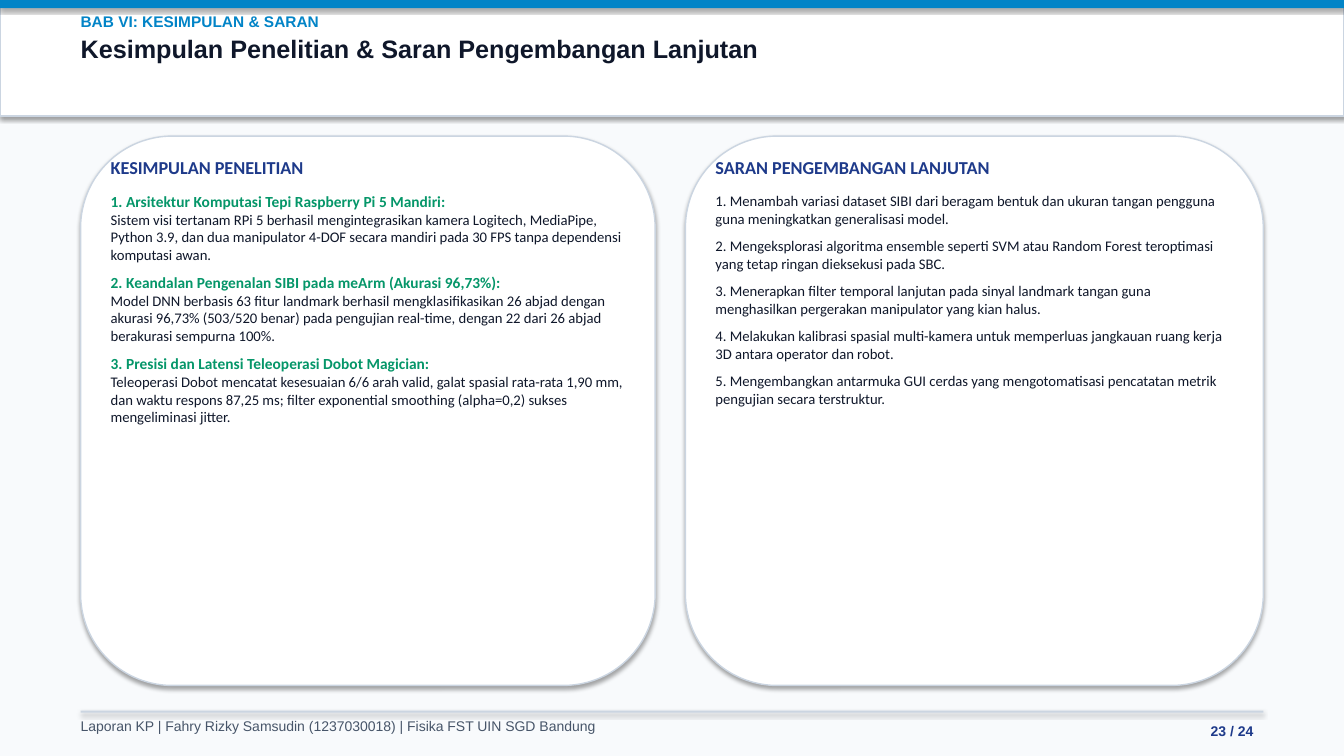
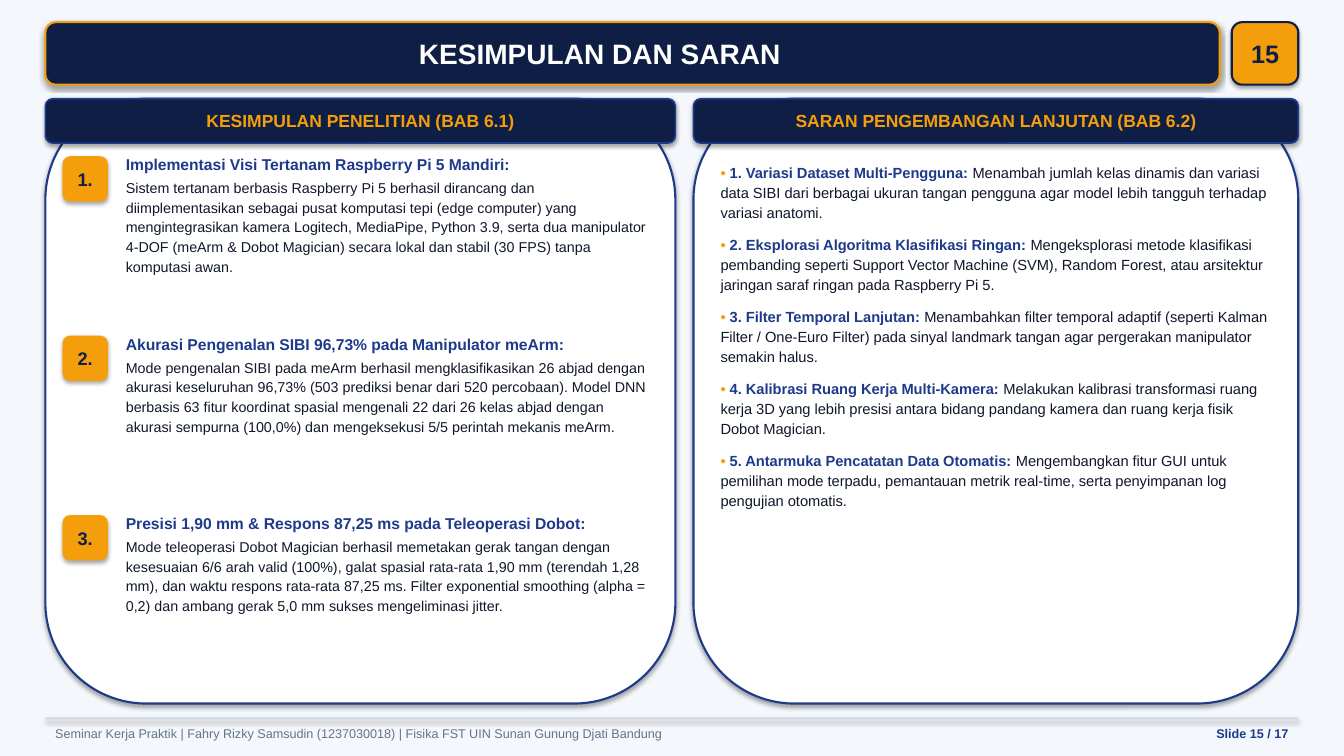
Before and after one commit to fahryrzky/LAPORAN-KP-Fahry-Rizky-Samsudin-Termux-Android, a slide deck: slide 15 of Laporan_KP_Fahry_Rizky_Samsudin.pptx (slide 23 before the commit). Drawn at 1344x756 pixels with LibreOffice and Linux fonts; fonts in the diff are those of the drawing. Boxes give left, top, right and bottom in pixels: in the first picture for what was removed or moved away, otherwise in the second. Text is boxed around its words. In the diff, an @@ line names an element or a change of style, - is before the commit and + after.

```diff
--- a/Laporan_KP_Fahry_Rizky_Samsudin.pptx
+++ b/Laporan_KP_Fahry_Rizky_Samsudin.pptx
@@ rectangle at [0, 0, 1344, 756]: fill #F8FAFC to #F4F7FB @@
@@ rectangle removed at [0, 0, 1344, 116] @@
@@ rectangle removed at [0, 0, 1344, 8] @@
@@ rounded rectangle added at [45, 22, 1220, 85], fill #0F1E44, outline #F59E0B 1.5 pt, 20 pt, text #FFFFFF, bold @@
+KESIMPULAN DAN SARAN
@@ text removed at [81, 16, 758, 64] @@
-BAB VI: KESIMPULAN & SARAN
-Kesimpulan Penelitian & Saran Pengembangan Lanjutan
@@ rounded rectangle added at [1232, 22, 1299, 85], fill #F59E0B, outline #0F1E44 1.5 pt, 18 pt, text #0F1E44, bold @@
+15
@@ rounded rectangle: place and size @@
-rounded rectangle at [81, 136, 655, 686]
+rounded rectangle at [45, 99, 676, 704]
@@ rounded rectangle at [45, 99, 676, 704]: outline #CBD5E1 1 pt to #1E3A8A 1.5 pt @@
@@ rounded rectangle added at [45, 99, 676, 143], fill #0F1E44, outline #1E3A8A 1.2 pt, 12.5 pt, text #F59E0B, bold @@
+KESIMPULAN PENELITIAN (BAB 6.1)
@@ rounded rectangle at [694, 99, 1299, 704]: outline #CBD5E1 1 pt to #1E3A8A 1.5 pt @@
@@ rounded rectangle: place and size @@
-rounded rectangle at [686, 136, 1263, 686]
+rounded rectangle at [694, 99, 1299, 704]
@@ rounded rectangle added at [694, 99, 1299, 143], fill #0F1E44, outline #1E3A8A 1.2 pt, 12.5 pt, text #F59E0B, bold @@
+SARAN PENGEMBANGAN LANJUTAN (BAB 6.2)
@@ rounded rectangle added at [63, 156, 108, 202], fill #F59E0B, 13 pt, text #0F1E44, bold @@
+1.
@@ text removed at [111, 159, 623, 425] @@
-KESIMPULAN PENELITIAN
-1. Arsitektur Komputasi Tepi Raspberry Pi 5 Mandiri:
-Sistem visi tertanam RPi 5 berhasil mengintegrasikan kamera Logitech, MediaPipe, Python 3.9, dan dua manipulator 4-DOF secara mandiri pada 30 FPS tanpa dependensi komputasi awan.
-2. Keandalan Pengenalan SIBI pada meArm (Akurasi 96,73%):
-Model DNN berbasis 63 fitur landmark berhasil mengklasifikasikan 26 abjad dengan akurasi 96,73% (503/520 benar) pada pengujian real-time, dengan 22 dari 26 abjad berakurasi sempurna 100%.
-3. Presisi dan Latensi Teleoperasi Dobot Magician:
-Teleoperasi Dobot mencatat kesesuaian 6/6 arah valid, galat spasial rata-rata 1,90 mm, dan waktu respons 87,25 ms; filter exponential smoothing (alpha=0,2) sukses mengeliminasi jitter.
@@ text added at [126, 158, 646, 275], 10.2 pt, text #0F172A @@
+Implementasi Visi Tertanam Raspberry Pi 5 Mandiri:
+Sistem tertanam berbasis Raspberry Pi 5 berhasil dirancang dan diimplementasikan sebagai pusat komputasi tepi (edge computer) yang mengintegrasikan kamera Logitech, MediaPipe, Python 3.9, serta dua manipulator 4-DOF (meArm & Dobot Magician) secara lokal dan stabil (30 FPS) tanpa komputasi awan.
@@ text at [721, 167, 1268, 509]: text changed; font Calibri to Arial @@
-SARAN PENGEMBANGAN LANJUTAN
-1. Menambah variasi dataset SIBI dari beragam bentuk dan ukuran tangan pengguna guna meningkatkan generalisasi model.
-2. Mengeksplorasi algoritma ensemble seperti SVM atau Random Forest teroptimasi yang tetap ringan dieksekusi pada SBC.
-3. Menerapkan filter temporal lanjutan pada sinyal landmark tangan guna menghasilkan pergerakan manipulator yang kian halus.
-4. Melakukan kalibrasi spasial multi-kamera untuk memperluas jangkauan ruang kerja 3D antara operator dan robot.
-5. Mengembangkan antarmuka GUI cerdas yang mengotomatisasi pencatatan metrik pengujian secara terstruktur.
+• 1. Variasi Dataset Multi-Pengguna: Menambah jumlah kelas dinamis dan variasi data SIBI dari berbagai ukuran tangan pengguna agar model lebih tangguh terhadap variasi anatomi.
+• 2. Eksplorasi Algoritma Klasifikasi Ringan: Mengeksplorasi metode klasifikasi pembanding seperti Support Vector Machine (SVM), Random Forest, atau arsitektur jaringan saraf ringan pada Raspberry Pi 5.
+• 3. Filter Temporal Lanjutan: Menambahkan filter temporal adaptif (seperti Kalman Filter / One-Euro Filter) pada sinyal landmark tangan agar pergerakan manipulator semakin halus.
+• 4. Kalibrasi Ruang Kerja Multi-Kamera: Melakukan kalibrasi transformasi ruang kerja 3D yang lebih presisi antara bidang pandang kamera dan ruang kerja fisik Dobot Magician.
+• 5. Antarmuka Pencatatan Data Otomatis: Mengembangkan fitur GUI untuk pemilihan mode terpadu, pemantauan metrik real-time, serta penyimpanan log pengujian otomatis.
@@ rounded rectangle added at [63, 336, 108, 381], fill #F59E0B, 13 pt, text #0F1E44, bold @@
+2.
@@ text added at [126, 338, 646, 435], 10.2 pt, text #0F172A @@
+Akurasi Pengenalan SIBI 96,73% pada Manipulator meArm:
+Mode pengenalan SIBI pada meArm berhasil mengklasifikasikan 26 abjad dengan akurasi keseluruhan 96,73% (503 prediksi benar dari 520 percobaan). Model DNN berbasis 63 fitur koordinat spasial mengenali 22 dari 26 kelas abjad dengan akurasi sempurna (100,0%) dan mengeksekusi 5/5 perintah mekanis meArm.
@@ rounded rectangle added at [63, 515, 108, 561], fill #F59E0B, 13 pt, text #0F1E44, bold @@
+3.
@@ text added at [126, 517, 640, 614], 10.2 pt, text #0F172A @@
+Presisi 1,90 mm & Respons 87,25 ms pada Teleoperasi Dobot:
+Mode teleoperasi Dobot Magician berhasil memetakan gerak tangan dengan kesesuaian 6/6 arah valid (100%), galat spasial rata-rata 1,90 mm (terendah 1,28 mm), dan waktu respons rata-rata 87,25 ms. Filter exponential smoothing (alpha = 0,2) dan ambang gerak 5,0 mm sukses mengeliminasi jitter.
@@ rectangle: place and size @@
-rectangle at [81, 711, 1263, 713]
+rectangle at [45, 718, 1299, 719]
@@ text at [55, 729, 661, 741]: text changed; size 10 to 9 pt; text colour #475569 to #64748B @@
-Laporan KP | Fahry Rizky Samsudin (1237030018) | Fisika FST UIN SGD Bandung
+Seminar Kerja Praktik | Fahry Rizky Samsudin (1237030018) | Fisika FST UIN Sunan Gunung Djati Bandung
@@ text removed at [1211, 726, 1254, 736] @@
-23 / 24
@@ text added at [1216, 729, 1288, 738], 9 pt, text #1E3A8A, bold @@
+Slide 15 / 17
```
Also in this commit, not shown: 6 other slides changed, 10 slides added, 17 slides removed, 18 other files.
